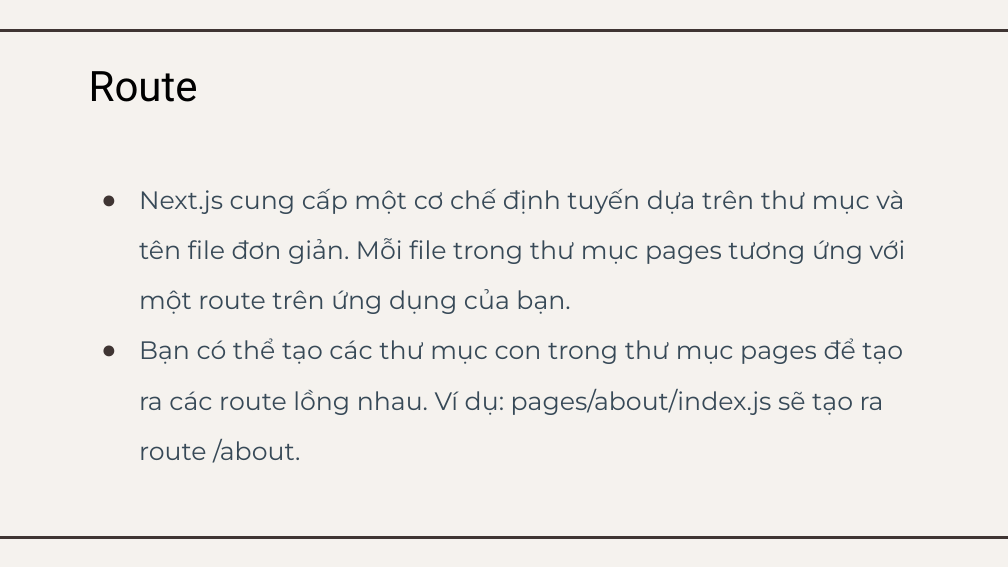
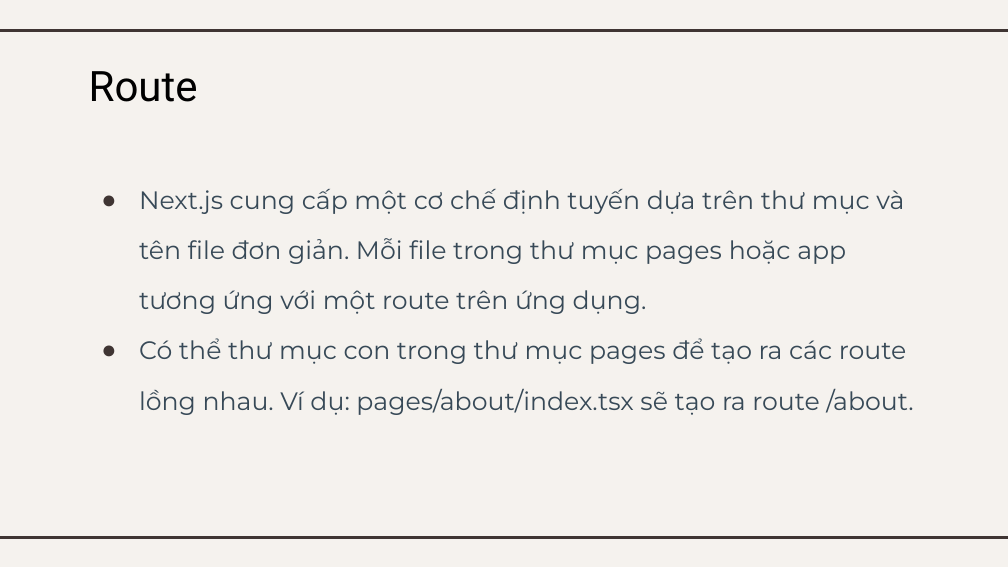
Before and after one commit to SilasUIT/Group2-WebFinalProject, a slide deck: slide 26 of Midterm-Seminar/Seminar_NextJS.pptx. Drawn at 1008x567 pixels with LibreOffice and Linux fonts; fonts in the diff are those of the drawing. Boxes give left, top, right and bottom in pixels: in the first picture for what was removed or moved away, otherwise in the second. Text is boxed around its words. In the diff, an @@ line names an element or a change of style, - is before the commit and + after.

```diff
--- a/Midterm-Seminar/Seminar_NextJS.pptx
+++ b/Midterm-Seminar/Seminar_NextJS.pptx
@@ subtitle at (x1=139, y1=189, x2=913, y2=415): text changed @@
-● Next.js cung cấp một cơ chế định tuyến dựa trên thư mục và tên file đơn giản. Mỗi file trong thư mục pages tương ứng với một route trên ứng dụng của bạn.
-● Bạn có thể tạo các thư mục con trong thư mục pages để tạo ra các route lồng nhau. Ví dụ: pages/about/index.js sẽ tạo ra route /about.
+● Next.js cung cấp một cơ chế định tuyến dựa trên thư mục và tên file đơn giản. Mỗi file trong thư mục pages hoặc app tương ứng với một route trên ứng dụng.
+● Có thể thư mục con trong thư mục pages để tạo ra các route lồng nhau. Ví dụ: pages/about/index.tsx sẽ tạo ra route /about.
```
Also in this commit, not shown: 25 other files.
